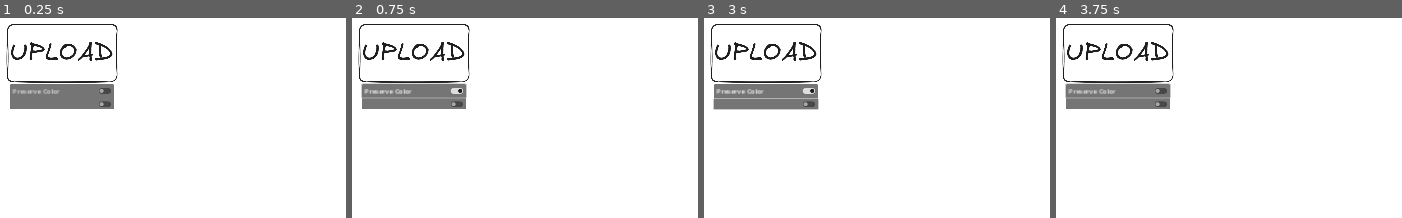
Above: before the commit, frames 1-4 (left to right).
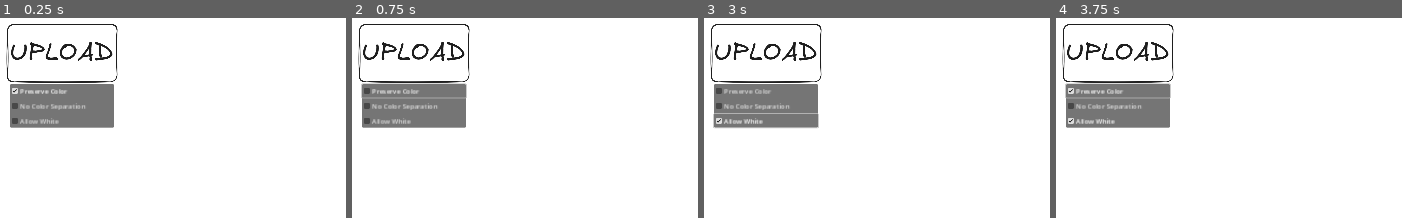
Above: after the commit, the same moments.

Repository: boardshapes/boardbox
Game: Godot game, scene res://main.tscn
The game is run twice, just before and just after one commit, with the same random seed, the same clock (stepped at 60 frames per second) and the same inputs.
Inputs (mouse positions are % of the whole screen's width and height, from its top left):
- Up to frame 1 (0.25 s): no input
- Up to frame 2 (0.75 s): click "Preserve Color" at 0.5 s
- Up to frame 3 (3 s): click (9, 22) at 1.27 s; click (9, 22) at 2 s, where only the run after the commit has a clickable "No Color Separation"; click (9, 26) at 2.75 s, where only the run after the commit has a clickable "Allow White"
- Up to frame 4 (3.75 s): click "Preserve Color" at 3.5 s
The pictures show only the part of the screen within x 0-50%, y 0-50%; the shares and areas given below are measured in that part.

The runs differ from the first frame. In frame 1, 3.6% of the frame differs, in the area x 2-33%, y 35-55%; in frame 2, 3.6%; in frame 3, 3.8%, in the area x 2-34%, y 35-55%; in frame 4, 3.6%.

Commit message:
feat: add more options to boardmesh

Diff:
--- a/main.gd
+++ b/main.gd
@@ -8,6 +8,10 @@
 @onready var error_dialog = $ErrorDialog
 @onready var shape_generator = $ShapeGenerator
 @onready var shapes = $Shapes
+@onready var preserve_color_check = $Buttons/CheckContainer/CheckVBoxContainer/PreserveColorCheck
+@onready var no_color_separation_check = $Buttons/CheckContainer/CheckVBoxContainer/NoColorSeparationCheck
+@onready var allow_white_check = $Buttons/CheckContainer/CheckVBoxContainer/AllowWhiteCheck
+
 
 
 func _on_upload_image_button_pressed():
@@ -41,7 +45,12 @@
 	loading_indicator.show()
 	loading_indicator.set_text("Uploading Image...")
 	var buffer = img.save_png_to_buffer()
-	var request = FileUploader.upload_buffer(base_url + "/api/build-level", buffer, "image.png", HTTPClient.METHOD_POST, "image", {"preserveColor": "true"})
+	var request = FileUploader.upload_buffer(base_url + "/api/build-level", buffer, "image.png", \
+		HTTPClient.METHOD_POST, "image", {
+			"preserveColor": preserve_color_check.button_pressed,
+			"noColorSeparation": no_color_separation_check.button_pressed,
+			"allowWhite": allow_white_check.button_pressed,
+		})
 	request.request_completed.connect(_on_response_received)
 
 func _on_response_received(result: int, response_code: int, headers: PackedStringArray, body: PackedByteArray):
--- a/main.tscn
+++ b/main.tscn
@@ -32,22 +32,28 @@
 ignore_texture_size = true
 stretch_mode = 0
 
-[node name="PanelContainer" type="PanelContainer" parent="Buttons"]
+[node name="CheckContainer" type="PanelContainer" parent="Buttons"]
 offset_left = 31.0
 offset_top = 159.0
 offset_right = 281.0
 offset_bottom = 218.0
 
-[node name="VBoxContainer" type="VBoxContainer" parent="Buttons/PanelContainer"]
+[node name="CheckVBoxContainer" type="VBoxContainer" parent="Buttons/CheckContainer"]
 custom_minimum_size = Vector2(250, 0)
 layout_mode = 2
 
-[node name="PreserveColorCheck" type="CheckButton" parent="Buttons/PanelContainer/VBoxContainer"]
+[node name="PreserveColorCheck" type="CheckBox" parent="Buttons/CheckContainer/CheckVBoxContainer"]
 layout_mode = 2
+button_pressed = true
 text = "Preserve Color"
 
-[node name="CheckButton" type="CheckButton" parent="Buttons/PanelContainer/VBoxContainer"]
+[node name="NoColorSeparationCheck" type="CheckBox" parent="Buttons/CheckContainer/CheckVBoxContainer"]
 layout_mode = 2
+text = "No Color Separation"
+
+[node name="AllowWhiteCheck" type="CheckBox" parent="Buttons/CheckContainer/CheckVBoxContainer"]
+layout_mode = 2
+text = "Allow White"
 
 [node name="ShapeGenerator" type="Node" parent="."]
 script = ExtResource("5_ojcst")
